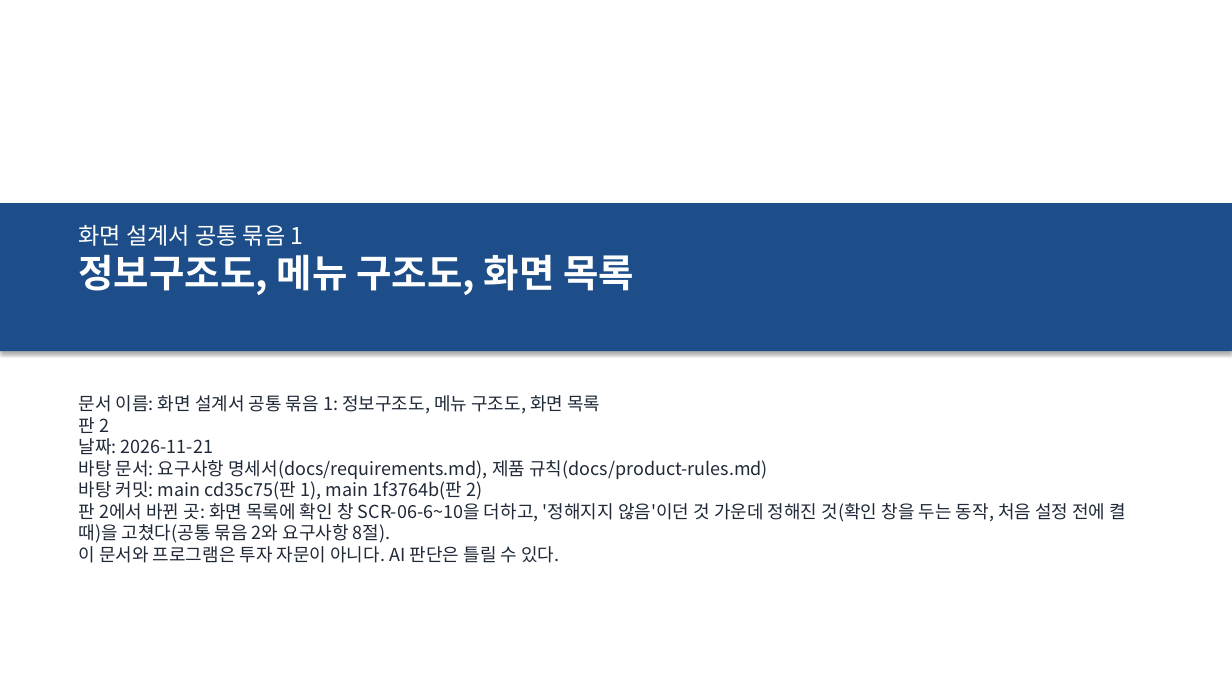
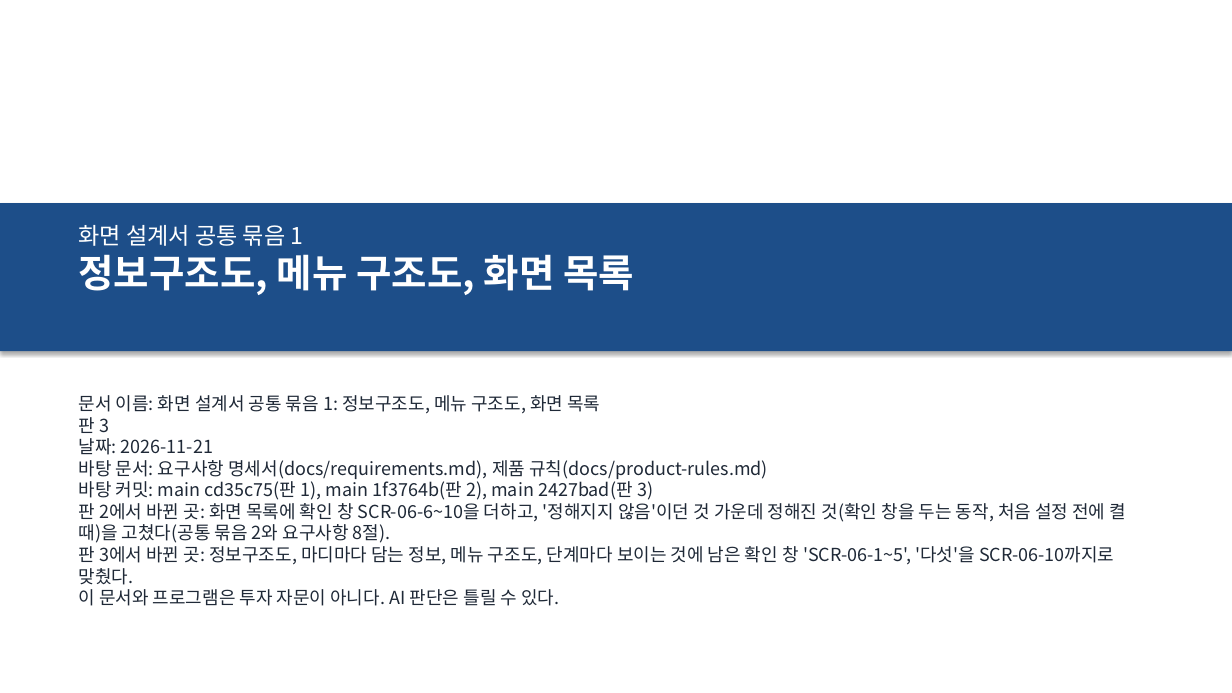
Before and after one commit to khy920723/coin-report-trader, a slide deck: slide 1 of docs/screen-design/00-common.pptx. Drawn at 1232x693 pixels with LibreOffice and Linux fonts; fonts in the diff are those of the drawing. Boxes give left, top, right and bottom in pixels: in the first picture for what was removed or moved away, otherwise in the second. Text is boxed around its words. In the diff, an @@ line names an element or a change of style, - is before the commit and + after.

```diff
--- a/docs/screen-design/00-common.pptx
+++ b/docs/screen-design/00-common.pptx
@@ text at (79,417,109,433): text changed @@
-판 2
+판 3
@@ text at (79,478,653,500): text changed @@
-바탕 커밋: main cd35c75(판 1), main 1f3764b(판 2)
+바탕 커밋: main cd35c75(판 1), main 1f3764b(판 2), main 2427bad(판 3)
@@ text at (79,546,1114,585): paragraph added @@
+판 3에서 바뀐 곳: 정보구조도, 마디마다 담는 정보, 메뉴 구조도, 단계마다 보이는 것에 남은 확인 창 'SCR-06-1~5', '다섯'을 SCR-06-10까지로 맞췄다.
```
Also in this commit, not shown: 15 other slides changed, 1 other file.
